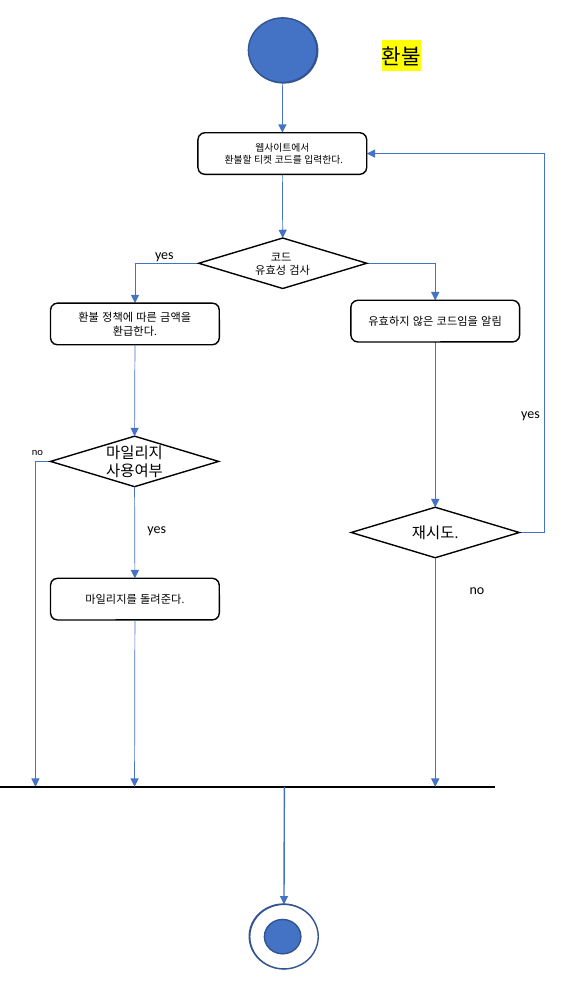
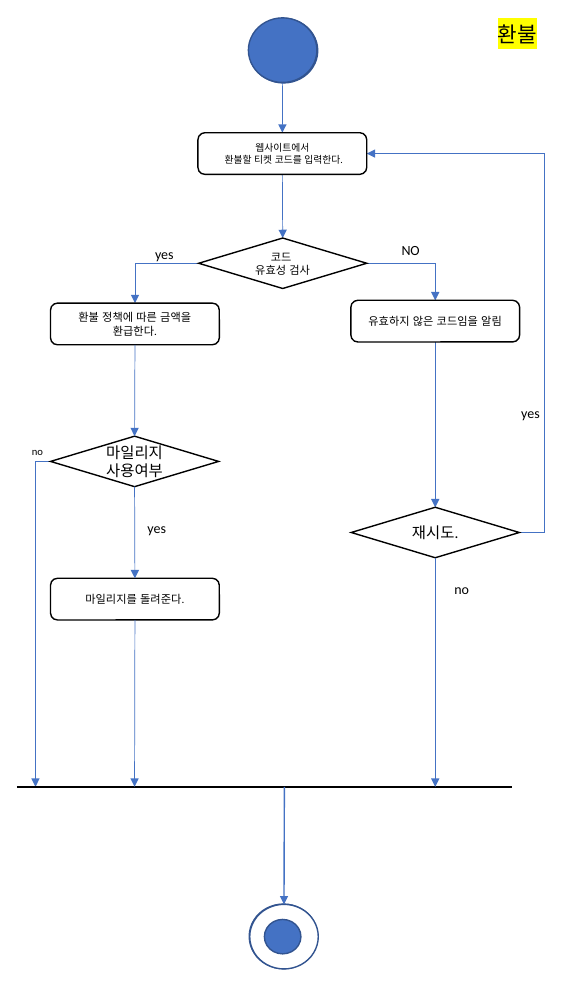
Before and after one commit to deodeok/moba, a slide deck: slide 4 of 소공 설계서/액티비티 다이어그램.pptx. Drawn at 567x1008 pixels with LibreOffice and Linux fonts; fonts in the diff are those of the drawing. Boxes give left, top, right and bottom in pixels: in the first picture for what was removed or moved away, otherwise in the second. Text is boxed around its words. In the diff, an @@ line names an element or a change of style, - is before the commit and + after.

```diff
--- a/소공 설계서/액티비티 다이어그램.pptx
+++ b/소공 설계서/액티비티 다이어그램.pptx
@@ text "환불": place and size @@
-text "환불" at [382,46,421,66]
+text "환불" at [498,24,537,44]
@@ text added at [402,246,420,255], 10 pt, text #000000 @@
+NO
@@ text "no": place and size @@
-text "no" at [470,587,485,594]
+text "no" at [454,587,469,594]
@@ line moved from (0, 788) - (495, 788) to (17, 788) - (513, 788) @@
```
Also in this commit, not shown: 6 other slides changed, 2 other files.
